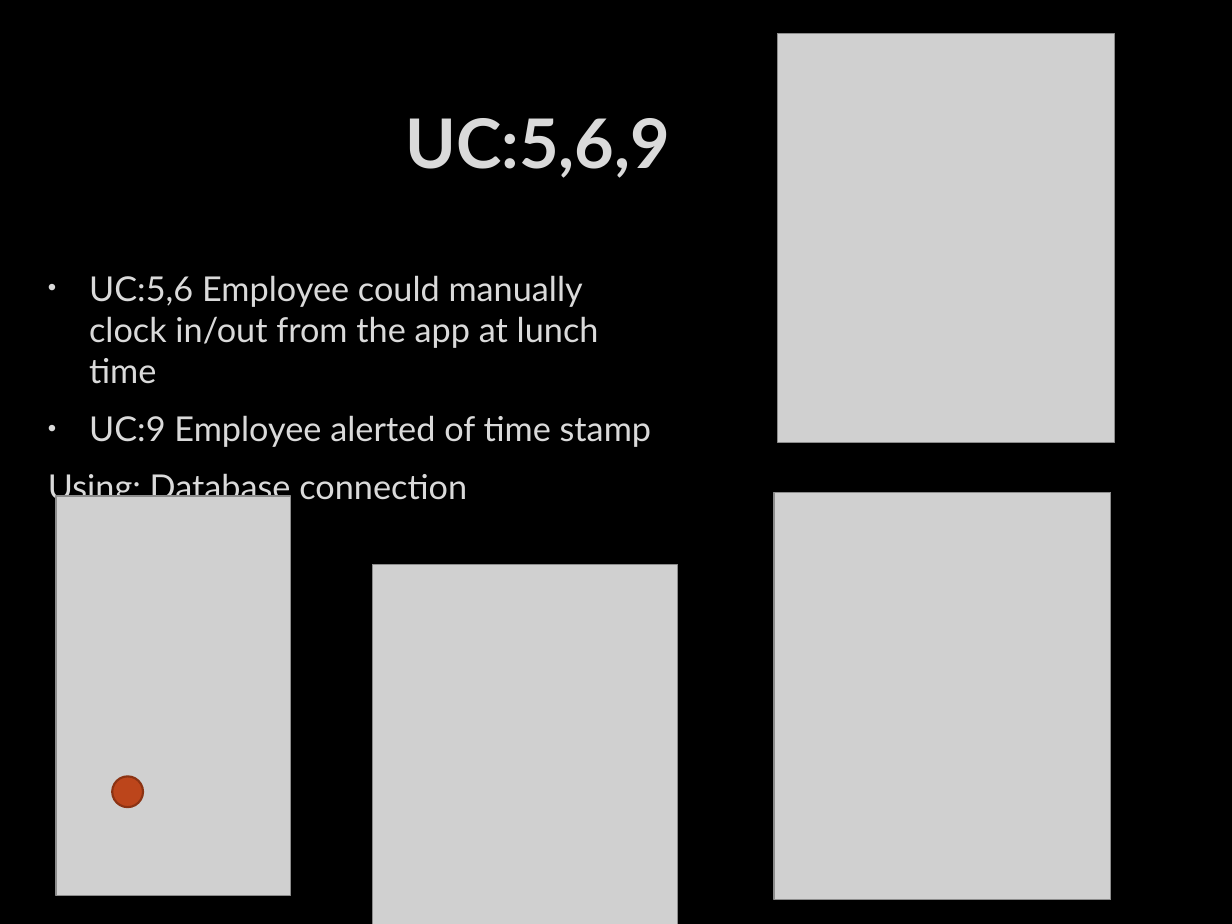
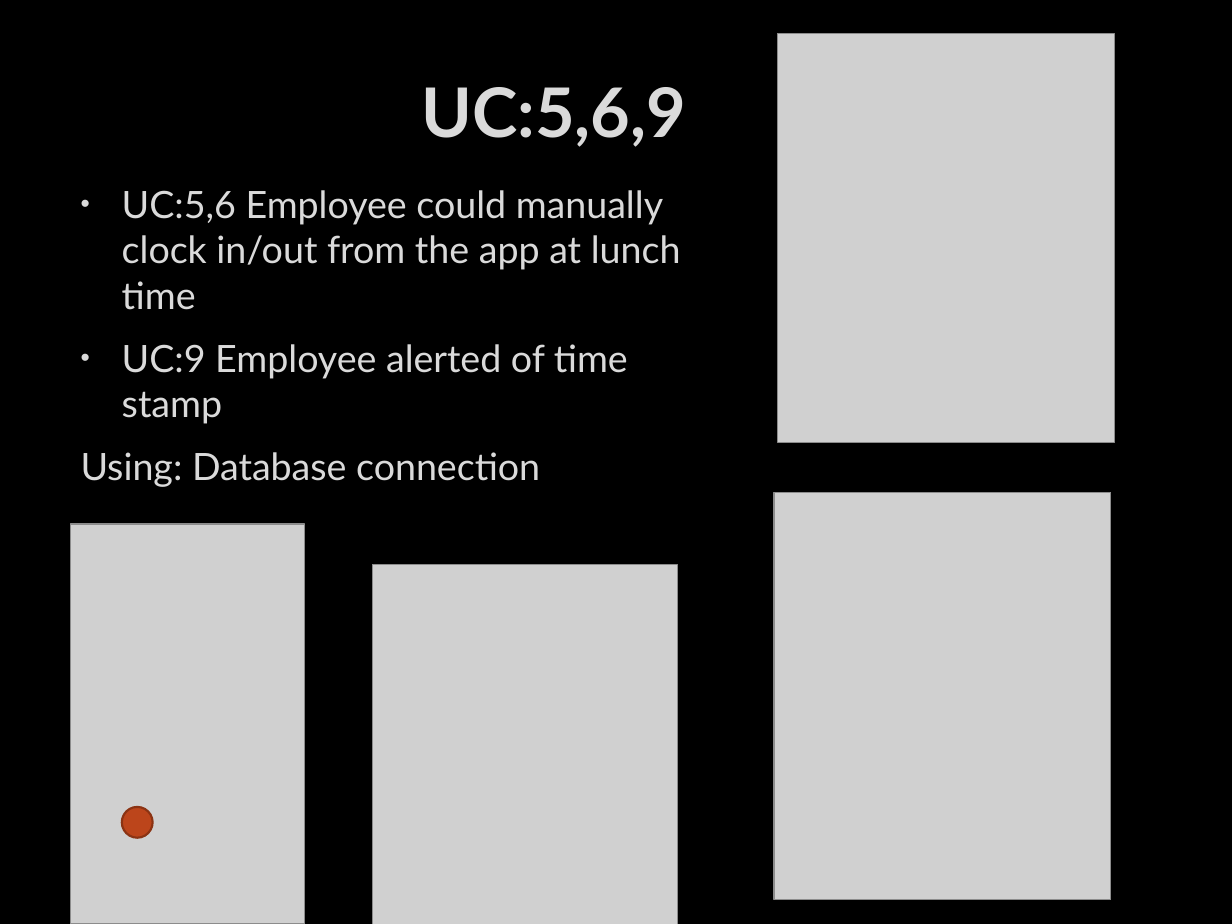
Before and after one commit to ddave2122/Group6, a slide deck: slide 11 of MobAppFinalPresent.pptx. Drawn at 1232x924 pixels with LibreOffice and Linux fonts; fonts in the diff are those of the drawing; grey boxes stand for pictures; background and template pictures are left out. Boxes give left, top, right and bottom in pixels: in the first picture for what was removed or moved away, otherwise in the second. Text is boxed around its words. In the diff, an @@ line names an element or a change of style, - is before the commit and + after.

Commit message:
clock updated and webpage link updated

```diff
--- a/MobAppFinalPresent.pptx
+++ b/MobAppFinalPresent.pptx
@@ title "UC:5,6,9": place and size @@
-title "UC:5,6,9" at (406,118,671,178)
+title "UC:5,6,9" at (422,87,687,147)
@@ text "UC:5,6 Employee could manually clock ...": place and size @@
-text "UC:5,6 Employee could manually clock ..." at (48,275,651,506)
+text "UC:5,6 Employee could manually clock ..." at (81,190,681,487)
@@ text "UC:5,6 Employee could manually clock ..." at (81,190,681,487): size 20 to 22 pt @@
@@ picture: place and size @@
-picture at (57,496,291,897)
+picture at (70,524,304,924)
@@ ellipse: place and size @@
-ellipse at (112,776,143,807)
+ellipse at (122,807,153,838)
```
Also in this commit, not shown: 6 other slides changed.
